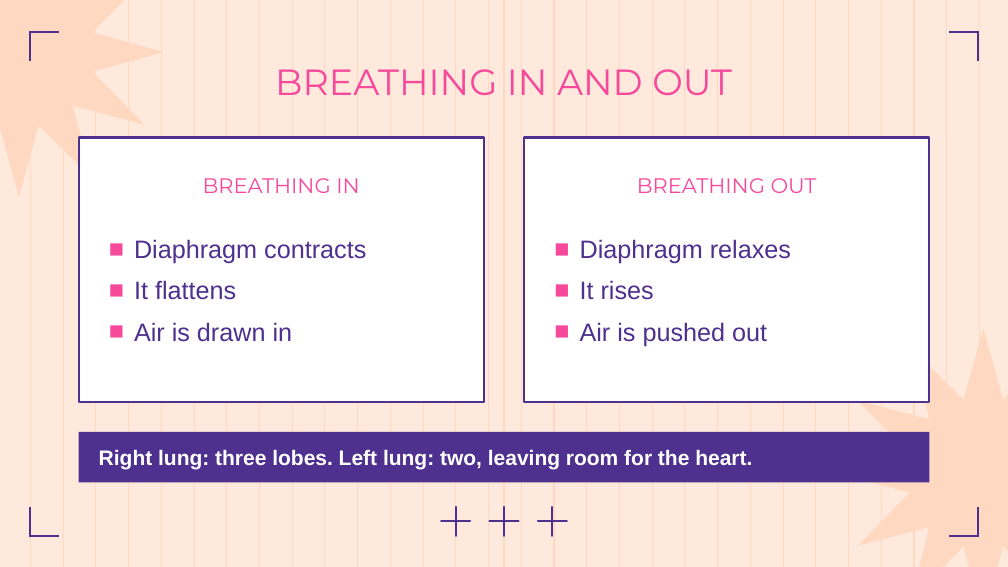
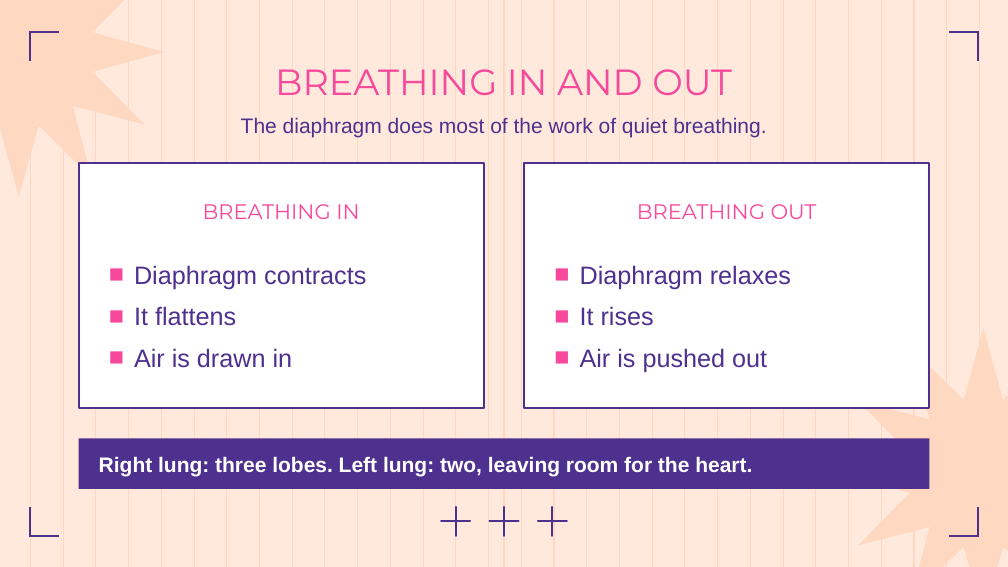
Before and after one commit to Ezkiel2004/Anthropotomy, a slide deck: slide 9 of docs/body-systems/respiratory-system.pptx (slide 8 before the commit). Drawn at 1008x567 pixels with LibreOffice and Linux fonts; fonts in the diff are those of the drawing. Boxes give left, top, right and bottom in pixels: in the first picture for what was removed or moved away, otherwise in the second. Text is boxed around its words. In the diff, an @@ line names an element or a change of style, - is before the commit and + after.

```diff
--- a/docs/body-systems/respiratory-system.pptx
+++ b/docs/body-systems/respiratory-system.pptx
@@ text added at bbox=[241, 117, 766, 138], 15 pt, text #4E308E @@
+The diaphragm does most of the work of quiet breathing.
@@ rectangle: place and size @@
-rectangle at bbox=[79, 137, 484, 401]
+rectangle at bbox=[79, 163, 484, 408]
@@ rectangle: place and size @@
-rectangle at bbox=[524, 137, 929, 401]
+rectangle at bbox=[524, 163, 929, 408]
@@ text "BREATHING IN": place and size @@
-text "BREATHING IN" at bbox=[203, 178, 359, 193]
+text "BREATHING IN" at bbox=[203, 204, 359, 219]
@@ text "BREATHING OUT": place and size @@
-text "BREATHING OUT" at bbox=[637, 178, 817, 193]
+text "BREATHING OUT" at bbox=[637, 204, 817, 219]
@@ text "Diaphragm contracts": place and size @@
-text "Diaphragm contracts" at bbox=[134, 239, 366, 342]
+text "Diaphragm contracts" at bbox=[134, 265, 366, 368]
@@ text "Diaphragm relaxes": place and size @@
-text "Diaphragm relaxes" at bbox=[580, 239, 791, 347]
+text "Diaphragm relaxes" at bbox=[580, 265, 791, 372]
@@ rectangle "Right lung: three lobes. Left ...": place and size @@
-rectangle "Right lung: three lobes. Left ..." at bbox=[79, 432, 929, 483]
+rectangle "Right lung: three lobes. Left ..." at bbox=[79, 438, 929, 489]
```
Also in this commit, not shown: 5 other slides changed, 1 slide added, 10 other files.
